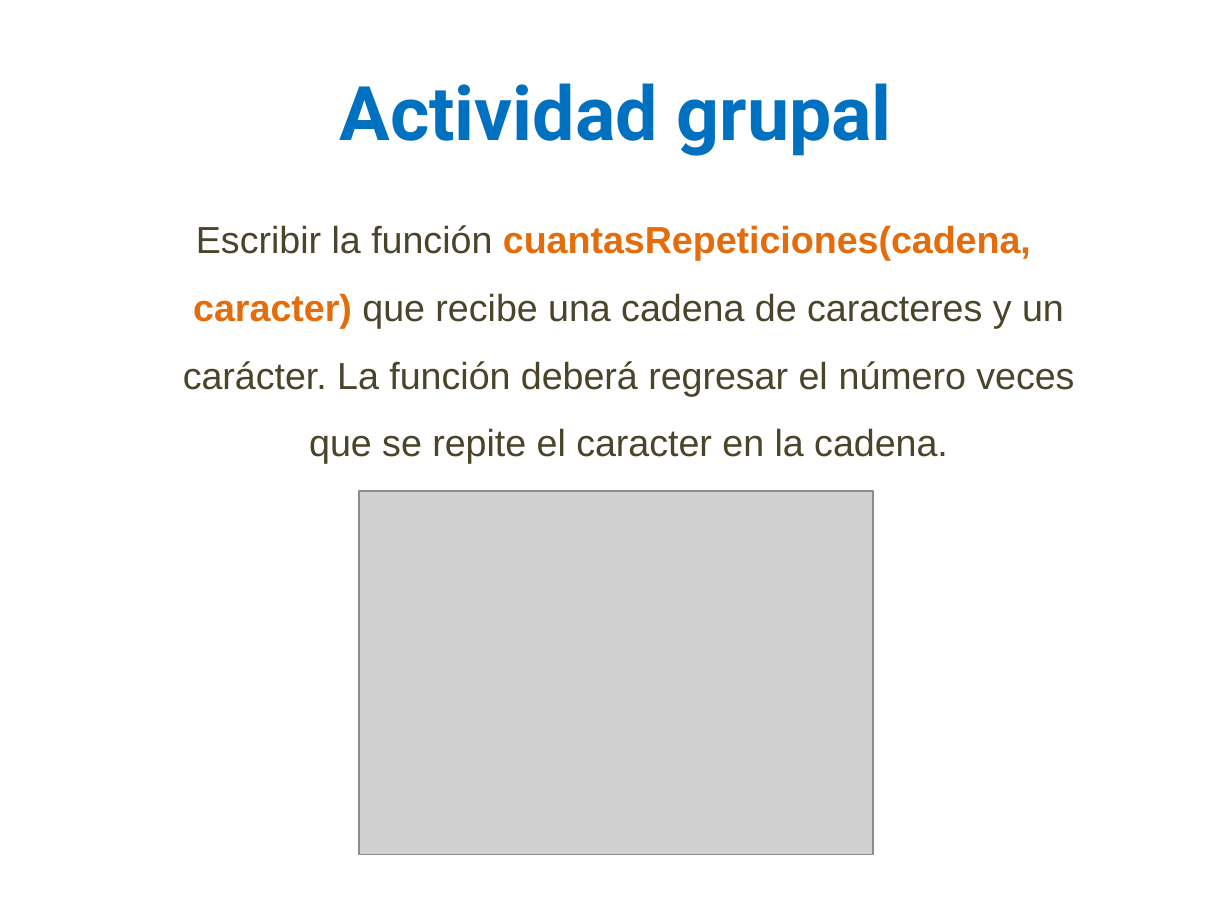
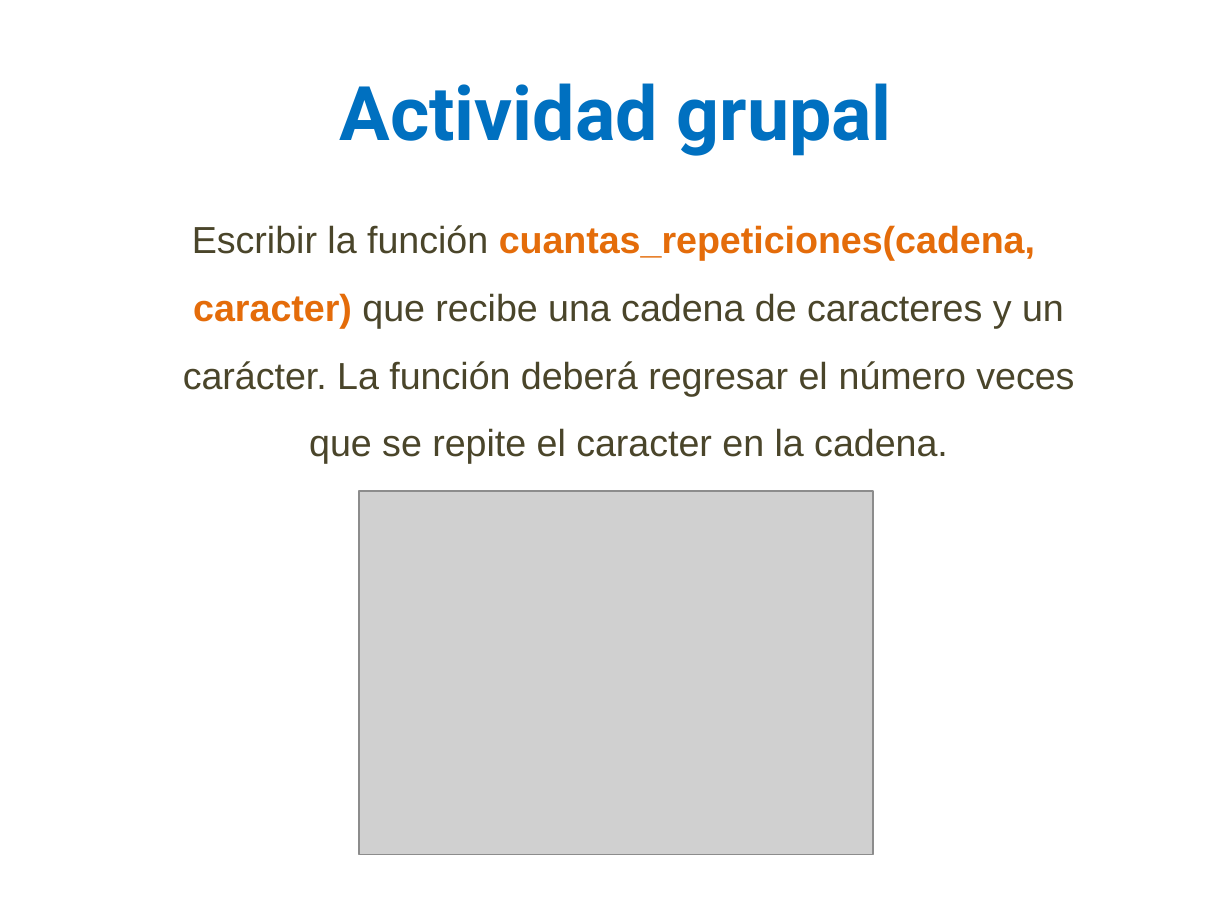
Before and after one commit to lizetheP/PensamientoC, a slide deck: slide 7 of CalendarioAgo20L/presentaciones/11_Strings.pptx. Drawn at 1232x924 pixels with LibreOffice and Linux fonts; fonts in the diff are those of the drawing; grey boxes stand for pictures. Boxes give left, top, right and bottom in pixels: in the first picture for what was removed or moved away, otherwise in the second. Text is boxed around its words. In the diff, an @@ line names an element or a change of style, - is before the commit and + after.

```diff
--- a/CalendarioAgo20L/presentaciones/11_Strings.pptx
+++ b/CalendarioAgo20L/presentaciones/11_Strings.pptx
@@ text at (183,225,1074,464): text changed @@
-Escribir la función cuantasRepeticiones(cadena, caracter) que recibe una cadena de caracteres y un carácter. La función deberá regresar el número veces que se repite el caracter en la cadena.
+Escribir la función cuantas_repeticiones(cadena, caracter) que recibe una cadena de caracteres y un carácter. La función deberá regresar el número veces que se repite el caracter en la cadena.
```
Also in this commit, not shown: 6 other slides changed, 9 other files.
